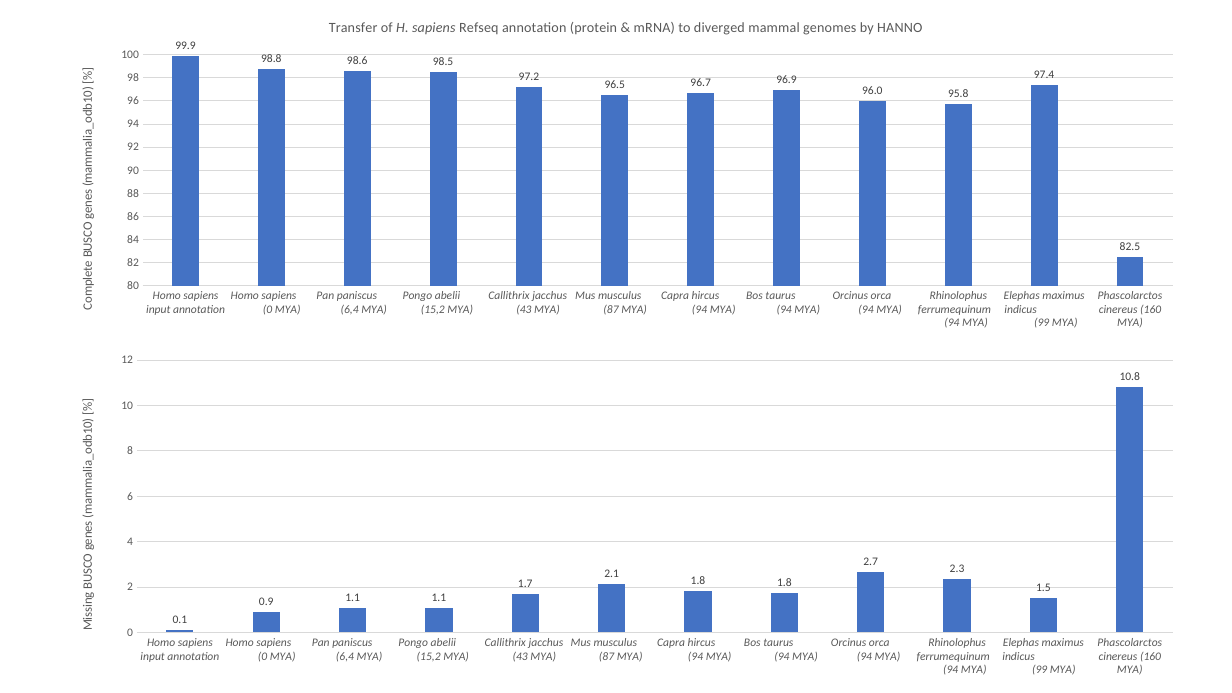
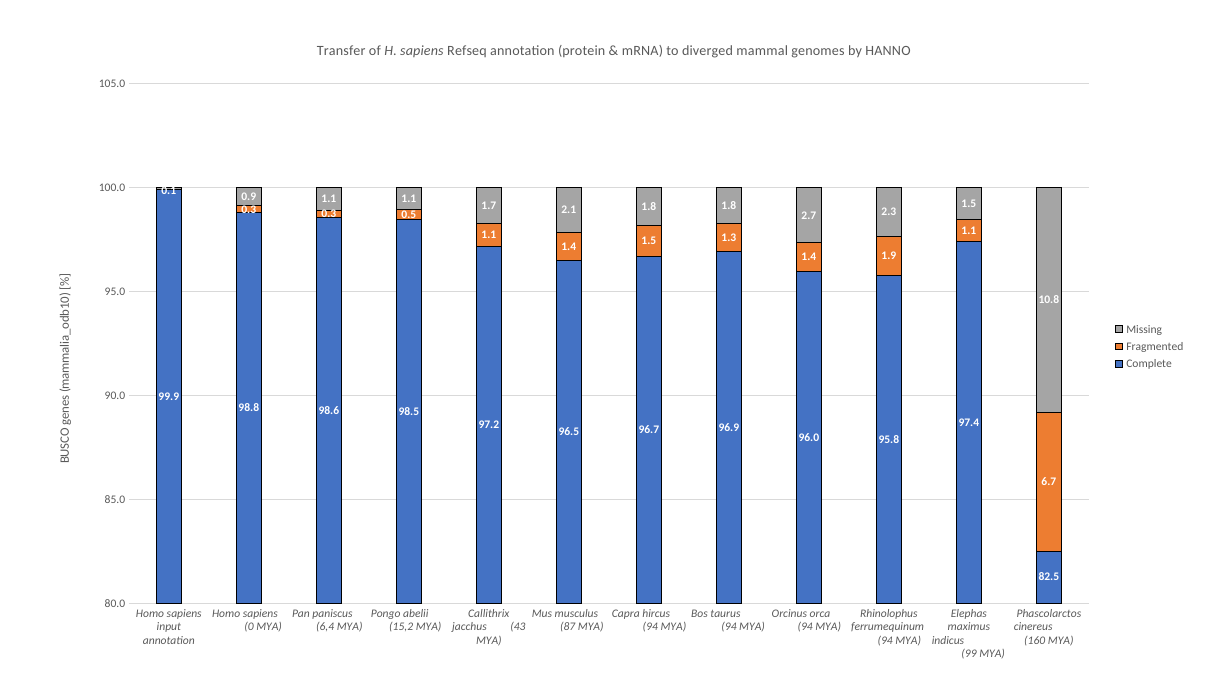
Before and after one commit to HMPNK/HANNO, a slide deck: slide 5 of HANNO-flow.pptx. Drawn at 1232x693 pixels with LibreOffice and Linux fonts; fonts in the diff are those of the drawing. Boxes give left, top, right and bottom in pixels: in the first picture for what was removed or moved away, otherwise in the second. Text is boxed around its words. In the diff, an @@ line names an element or a change of style, - is before the commit and + after.

```diff
--- a/HANNO-flow.pptx
+++ b/HANNO-flow.pptx
@@ column chart at (37,19,1195,674) @@
@@ column chart to column stacked chart @@
-categories: Homo sapiens input annotation, Homo sapiens               (0 MYA), Pan paniscus              (6,4 MYA), Pongo abelii             (15,2 MYA), Callithrix jacchus         (43 MYA), Mus musculus              (87 MYA), Capra hircus                   (94 MYA), Bos taurus                      (94 MYA), Orcinus orca               (94 MYA), Rhinolophus ferrumequinum          (94 MYA), Elephas maximus indicus                            (99 MYA), Phascolarctos cinereus (160 MYA)
+categories: Homo sapiens input annotation, Homo sapiens               (0 MYA), Pan paniscus              (6,4 MYA), Pongo abelii             (15,2 MYA), Callithrix jacchus         (43 MYA), Mus musculus              (87 MYA), Capra hircus                   (94 MYA), Bos taurus                      (94 MYA), Orcinus orca               (94 MYA), Rhinolophus ferrumequinum          (94 MYA), Elephas maximus indicus                            (99 MYA), Phascolarctos cinereus             (160 MYA)
-Series 1: 99.9, 98.8, 98.6, 98.5, 97.2, 96.5, 96.7, 96.9, 96, 95.8, 97.4, 82.5
+Complete: 99.9, 98.8, 98.6, 98.5, 97.2, 96.5, 96.7, 96.9, 96, 95.8, 97.4, 82.5
@@ data labels of Complete changed @@
+Fragmented: 0, 0.3, 0.3, 0.5, 1.1, 1.4, 1.5, 1.3, 1.4, 1.9, 1.1, 6.7
+Missing: 0.1, 0.9, 1.1, 1.1, 1.7, 2.1, 1.8, 1.8, 2.7, 2.3, 1.5, 10.8
@@ value axis title "Complete BUSCO genes (mammalia_odb10) [%] " to "BUSCO genes (mammalia_odb10) [%] " @@
@@ legend changed @@
@@ value axis changed @@
@@ bar spacing changed @@
@@ column stacked chart: place and size @@
-column stacked chart at (60,4,1196,336)
+column stacked chart at (37,19,1195,674)
@@ column chart removed at (60,347,1196,684) @@
-categories: Homo sapiens input annotation, Homo sapiens               (0 MYA), Pan paniscus              (6,4 MYA), Pongo abelii             (15,2 MYA), Callithrix jacchus         (43 MYA), Mus musculus              (87 MYA), Capra hircus                   (94 MYA), Bos taurus                      (94 MYA), Orcinus orca               (94 MYA), Rhinolophus ferrumequinum          (94 MYA), Elephas maximus indicus                            (99 MYA), Phascolarctos cinereus (160 MYA)
-Series 1: 0.1, 0.9, 1.1, 1.1, 1.7, 2.1, 1.8, 1.8, 2.7, 2.3, 1.5, 10.8
```
Also in this commit, not shown: 3 other slides changed, 2 other files.
